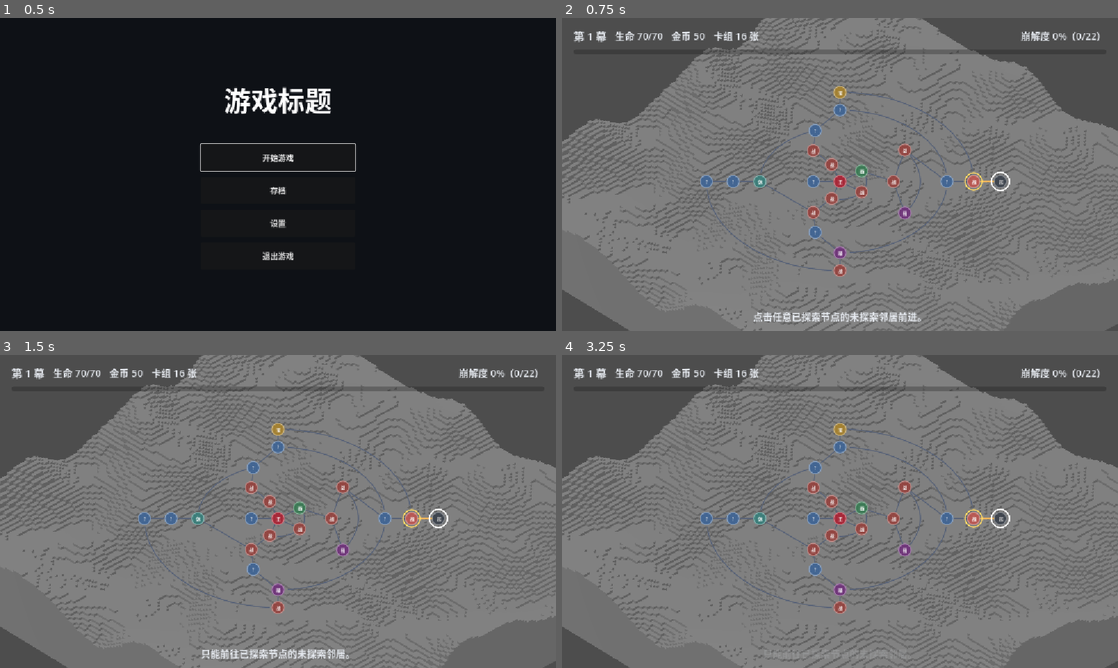
Above: before the commit, frames 1-4 (two rows, left to right).
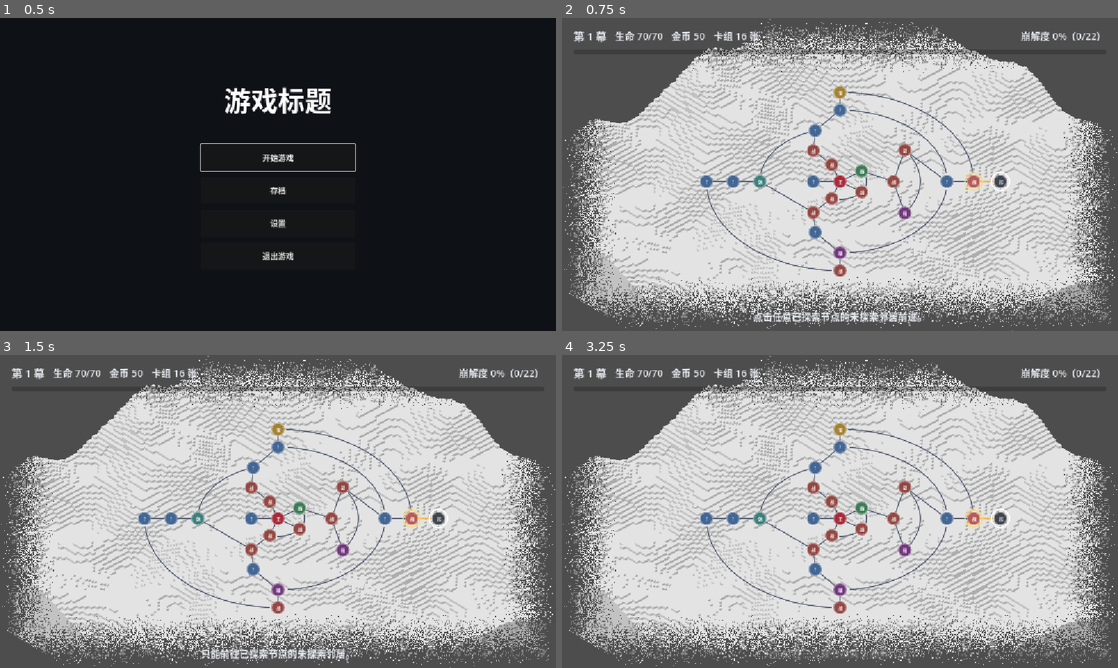
Above: after the commit, the same moments.

Repository: universalMushroomField/Watch
Game: Godot game, scene res://ui/start_menu/start_menu.tscn
Same seed, same stepped clock (60 frames per second), same inputs: the game is played once before the commit and once after it.
Inputs (mouse positions are in pixels of both pictures, inside the frame that each line leads up to):
- Up to frame 1 (0.5 s): no input
- Up to frame 2 (0.75 s): click "开始游戏" at 0.5 s
- Up to frame 3 (1.5 s): tap Enter at 1.25 s; drag from (278, 517) to (333, 442) at 1.27 s
- Up to frame 4 (3.25 s): tap Space at 2 s; drag from (728, 527) to (812, 574) at 2.02 s; tap Enter at 2.75 s; move the mouse to (895, 442) at 2.77 s; click (895, 442) at 2.92 s

Frame 1 is identical in both runs. In frame 2, 78% of the frame differs, in the area x 0-100%, y 0-100%; in frame 3, 78%; in frame 4, 78%.

Commit message:
为地图网格添加视口边缘像素破碎效果

Diff:
--- /dev/null
+++ b/map/shaders/camera_edge_breakup.gdshader
@@ -0,0 +1,36 @@
+shader_type spatial;
+render_mode cull_back;
+
+uniform vec4 terrain_color : source_color = vec4(1.0);
+uniform float edge_width : hint_range(0.02, 0.45, 0.01) = 0.17;
+uniform float block_size : hint_range(2.0, 64.0, 1.0) = 12.0;
+uniform float breakup : hint_range(0.0, 1.0, 0.01) = 0.8;
+
+float cell_noise(vec2 cell) {
+	vec3 p = fract(vec3(cell.xyx) * 0.1031);
+	p += dot(p, p.yzx + 33.33);
+	return fract((p.x + p.y) * p.z);
+}
+
+float distance_to_edge(vec2 pixel, vec2 viewport_size) {
+	vec2 margin = min(pixel, viewport_size - pixel);
+	return min(margin.x, margin.y);
+}
+
+void fragment() {
+	vec2 pixel = SCREEN_UV * VIEWPORT_SIZE;
+	float band = edge_width * min(VIEWPORT_SIZE.x, VIEWPORT_SIZE.y);
+	float edge_distance = distance_to_edge(pixel, VIEWPORT_SIZE);
+	if (edge_distance < band) {
+		vec2 cell = floor(pixel / block_size);
+		vec2 center = (cell + 0.5) * block_size;
+		float cell_distance = max(0.0, distance_to_edge(center, VIEWPORT_SIZE));
+		float sample_distance = mix(edge_distance, cell_distance, breakup);
+		float coverage = smoothstep(0.0, band, sample_distance);
+		float boundary = smoothstep(0.0, min(block_size, band * 0.3), edge_distance);
+		if (coverage * boundary <= cell_noise(cell)) {
+			discard;
+		}
+	}
+	ALBEDO = terrain_color.rgb;
+}
--- a/map/templates/map_layer_0.tscn
+++ b/map/templates/map_layer_0.tscn
@@ -1,6 +1,15 @@
 [gd_scene format=3 uid="uid://4bln64glqcwl"]
 
 [ext_resource type="ArrayMesh" uid="uid://c4juulw3su538" path="res://map/res/terrain_mesh.res" id="1_st031"]
+[ext_resource type="Shader" uid="uid://ccd3qyxoh8yrv" path="res://map/shaders/camera_edge_breakup.gdshader" id="2_edge"]
+
+[sub_resource type="ShaderMaterial" id="ShaderMaterial_edge"]
+render_priority = 0
+shader = ExtResource("2_edge")
+shader_parameter/terrain_color = Color(1, 1, 1, 1)
+shader_parameter/edge_width = 0.17999999597665
+shader_parameter/block_size = 2.0
+shader_parameter/breakup = 0.6999999843536
 
 [node name="MapLayer0" type="Node3D" unique_id=2057812014]
 
@@ -12,6 +21,7 @@
 near = 0.001
 
 [node name="MeshInstance3D" type="MeshInstance3D" parent="." unique_id=617485418]
+material_override = SubResource("ShaderMaterial_edge")
 mesh = ExtResource("1_st031")
 
 [node name="DirectionalLight3D" type="DirectionalLight3D" parent="." unique_id=210431350]
Not shown, added: map/shaders/camera_edge_breakup.gdshader.uid
